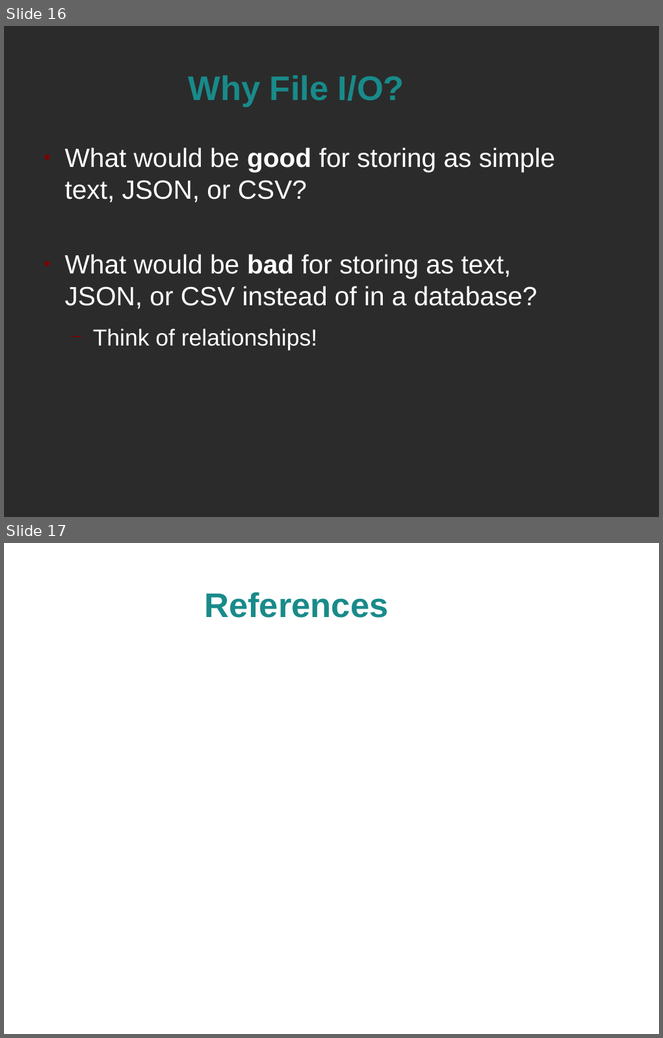
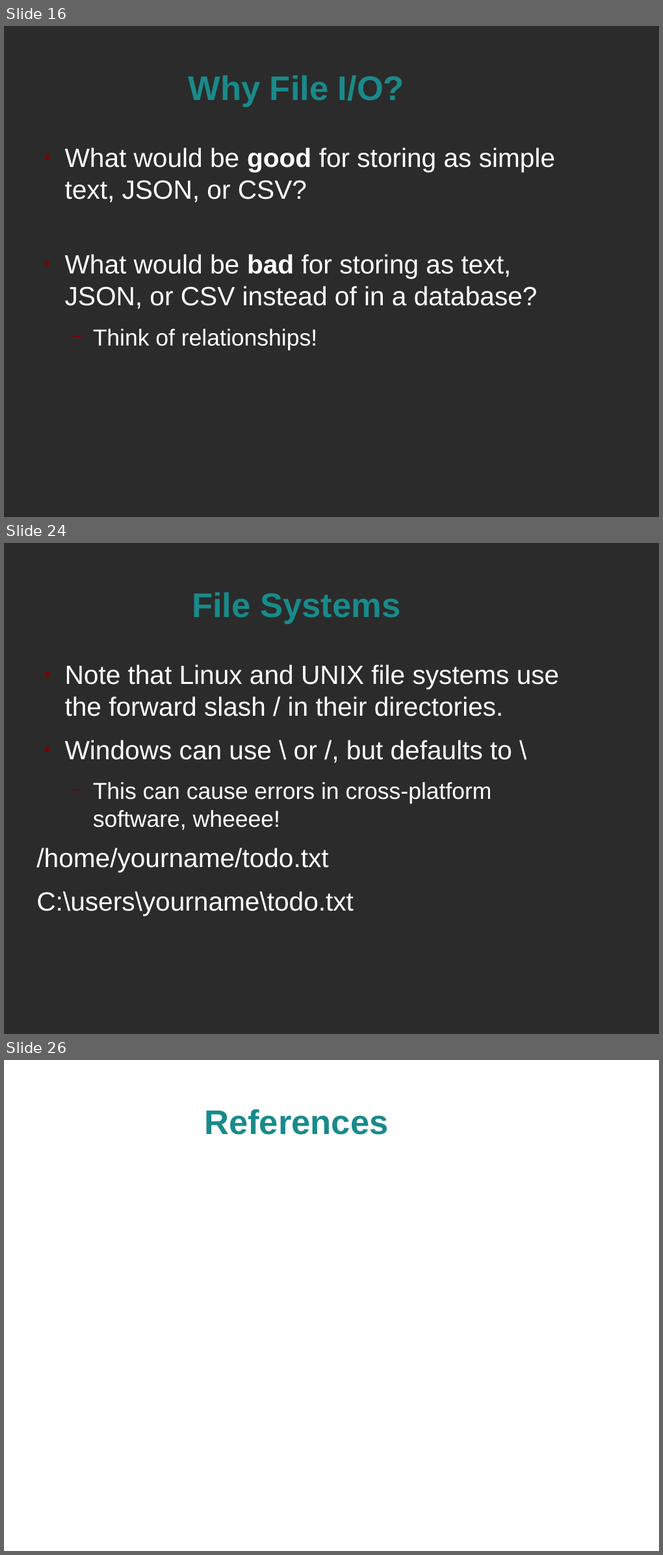
Before and after one commit to spellbindguy/Web-Development, a slide deck: Lectures/05 PHP/PHP and File IO.odp. Shown one above the other, each under a label of ours: slides 16 and 17 before the commit, slides 16, 24 and 26 after it; the slides between them are not shown. The pictures are 663x1038 and 663x1555 pixels, drawn with LibreOffice and Linux fonts; fonts in the diff are those of the drawing; background and template pictures are left out; a plain dark background stands for a picture behind light text. Boxes give left, top, right and bottom in pixels: in the first picture for what was removed or moved away, otherwise in the second. Text is boxed around its words. In the diff, an @@ line names an element or a change of style, - is before the commit and + after.

```diff
--- a/Lectures/05 PHP/PHP and File IO.odp
+++ b/Lectures/05 PHP/PHP and File IO.odp
@@ slide 24 added at box(4, 543, 659, 1034), background picture (left out) @@
@@ title added at box(192, 592, 400, 624), 41.4 pt, text #198A8A, bold @@
+File Systems
@@ text added at box(36, 665, 560, 916), 32 pt, text #FFFFFF @@
+● Note that Linux and UNIX file systems use the forward slash / in their directories.
+● Windows can use \ or /, but defaults to \
+  − This can cause errors in cross-platform software, wheeee!
+/home/yourname/todo.txt
+C:\users\yourname\todo.txt
@@ what was slide 17 is now slide 26 @@
```
Also in this commit, not shown: 8 other slides added, 1 other file.
